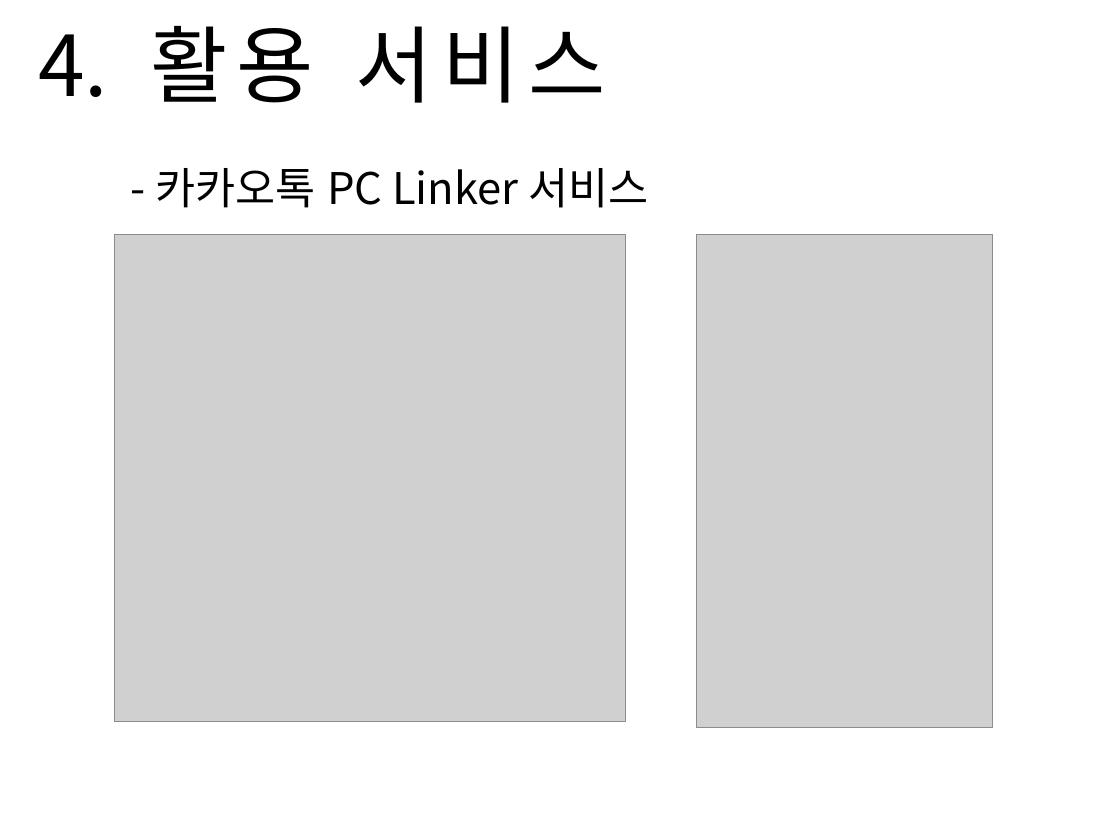
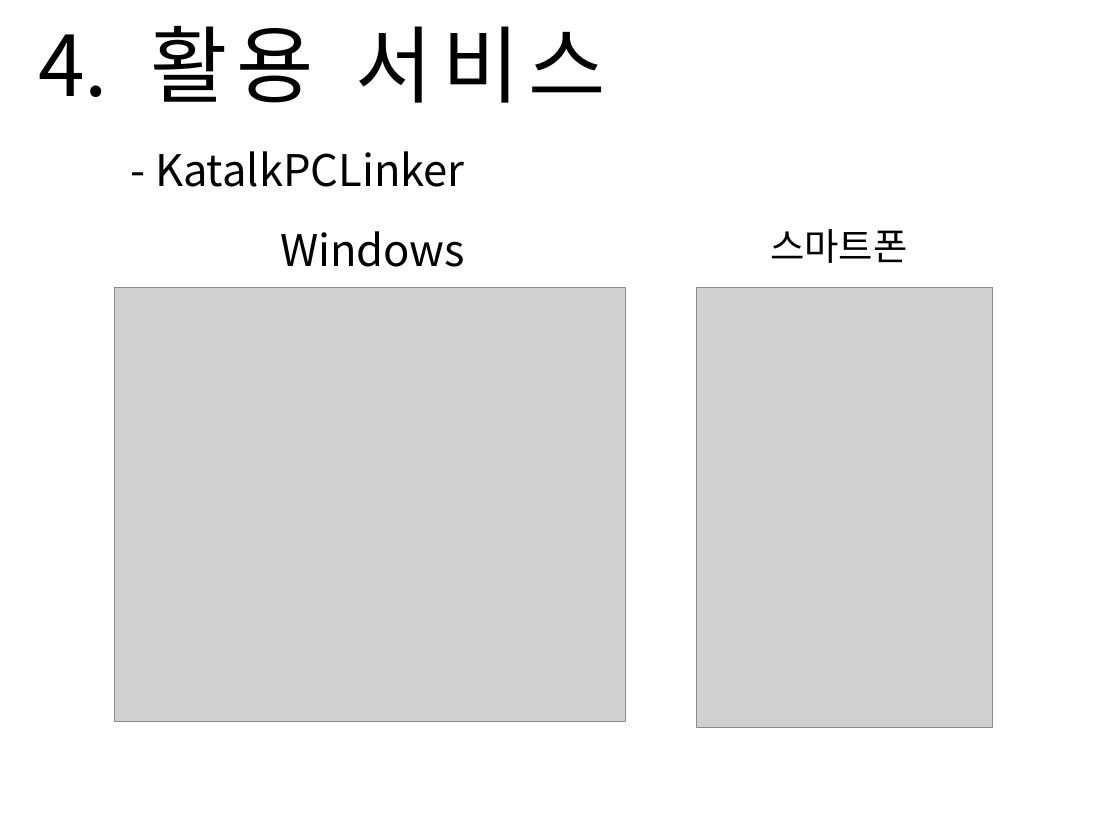
Before and after one commit to Sanghyun-Lee/Android-USB, a slide deck: slide 12 of Documents/presentation doc/Final Presentation/final-presentation.pptx. Drawn at 1120x840 pixels with LibreOffice and Linux fonts; fonts in the diff are those of the drawing; grey boxes stand for pictures; background and template pictures are left out. Boxes give left, top, right and bottom in pixels: in the first picture for what was removed or moved away, otherwise in the second. Text is boxed around its words. In the diff, an @@ line names an element or a change of style, - is before the commit and + after.

Commit message:
modify final presentation

```diff
--- a/Documents/presentation doc/Final Presentation/final-presentation.pptx
+++ b/Documents/presentation doc/Final Presentation/final-presentation.pptx
@@ text removed at <box>155,168,648,208</box> @@
-  - 카카오톡 PC Linker 서비스
@@ text added at <box>155,151,465,187</box>, 28 pt, text #000000 @@
+  - KatalkPCLinker
@@ text added at <box>280,231,465,267</box>, 28 pt, text #000000 @@
+  Windows
@@ text added at <box>770,229,907,263</box>, 24 pt, text #000000 @@
+    스마트폰
@@ picture: place and size @@
-picture at <box>114,235,626,722</box>
+picture at <box>114,288,626,721</box>
@@ picture: place and size @@
-picture at <box>697,235,992,728</box>
+picture at <box>697,288,992,728</box>
```
Also in this commit, not shown: 3 other slides changed, 2 other files.
